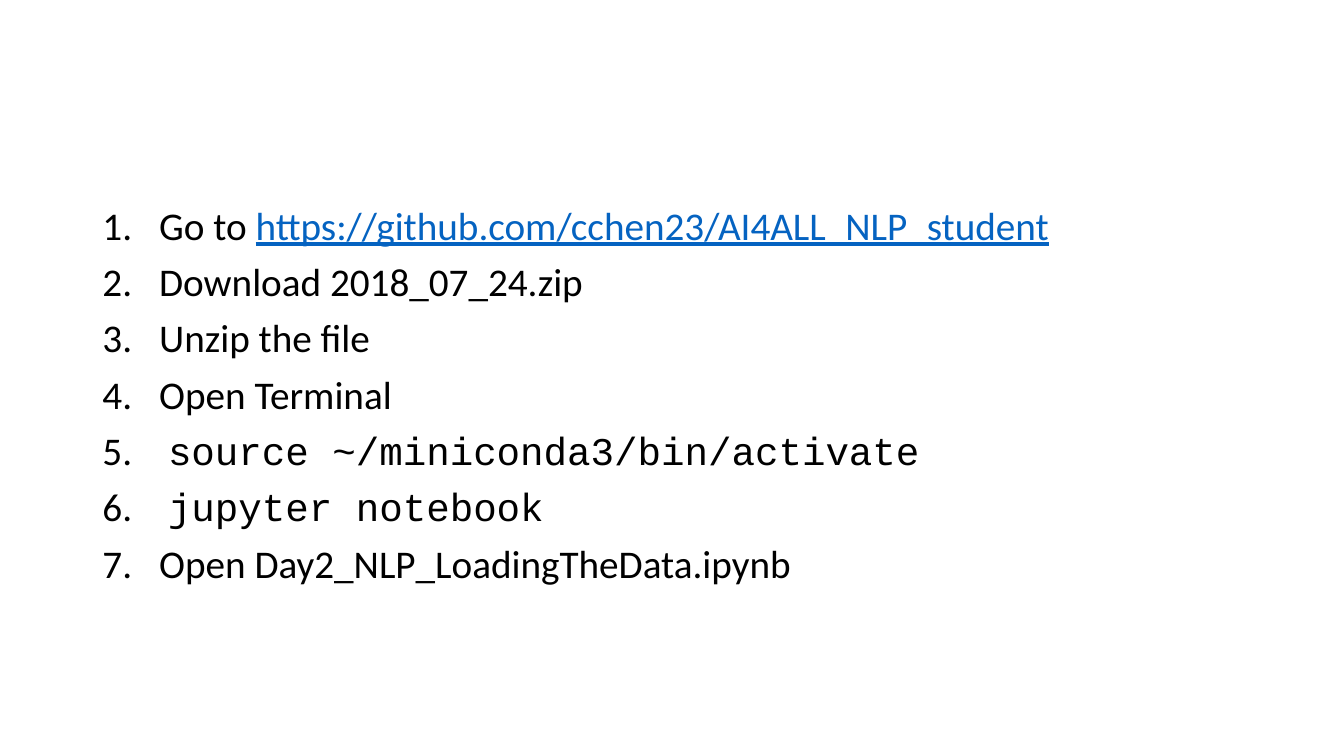
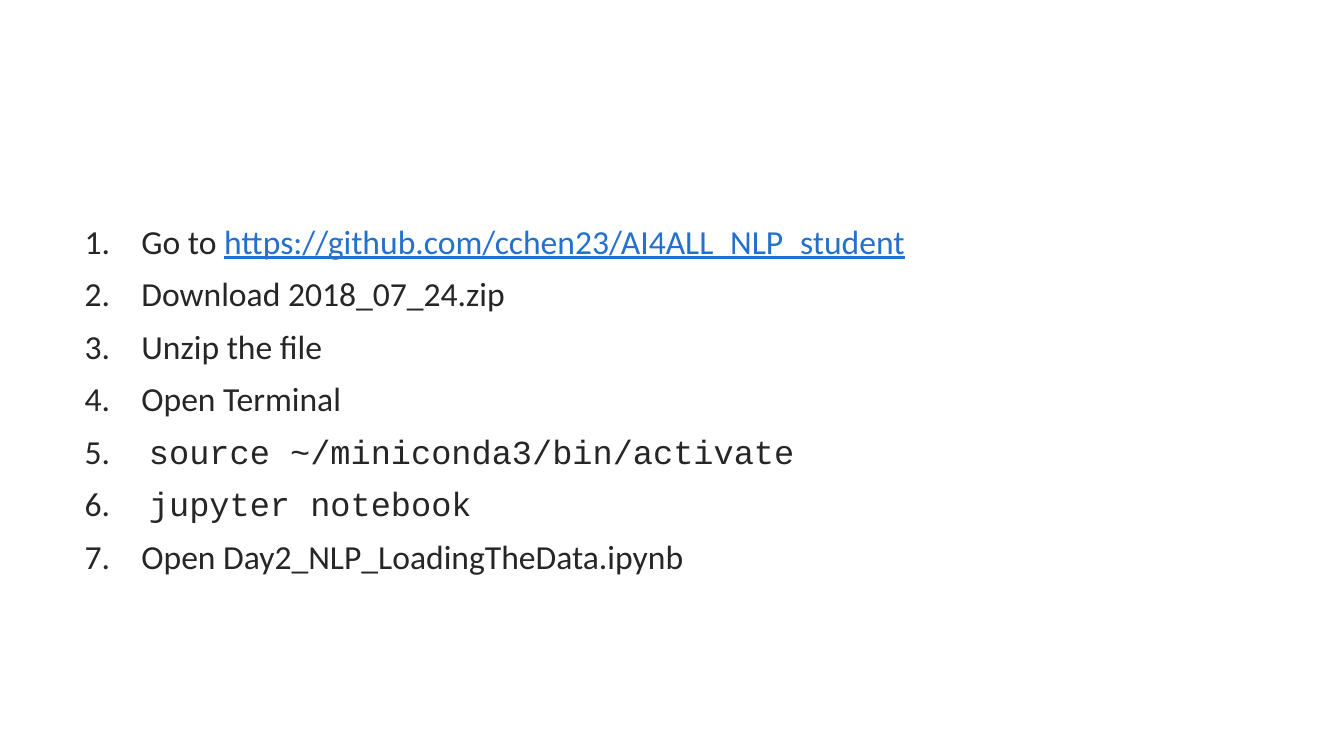
Before and after one commit to cchen23/AI4ALL_NLP, a slide deck: slide 13 of Slides/Day2_LoadingTheData.pptx. Drawn at 1344x756 pixels with LibreOffice and Linux fonts; fonts in the diff are those of the drawing. Boxes give left, top, right and bottom in pixels: in the first picture for what was removed or moved away, otherwise in the second. Text is boxed around its words. In the diff, an @@ line names an element or a change of style, - is before the commit and + after.

```diff
--- a/Slides/Day2_LoadingTheData.pptx
+++ b/Slides/Day2_LoadingTheData.pptx
@@ text "Go to https://github.com/cchen23/AI4ALL_NLP_student" moved from (x1=159, y1=212, x2=1049, y2=585) to (x1=141, y1=230, x2=904, y2=575) @@
@@ text "Go to https://github.com/cchen23/AI4ALL_NLP_student" at (x1=141, y1=230, x2=904, y2=575): size 28 to 24 pt; text colour #000000 to #262626 in "Go to", "Download 2018_07_24.zip", "Unzip the file", "Open Terminal" and 3 more places; text colour #0563C1 to #2370CD in "https://github.com/cchen23/AI4ALL_NLP_student"; line spacing 0.9 to 0.85; more space between paragraphs @@
```
Also in this commit, not shown: 12 other slides changed, 17 other files.
